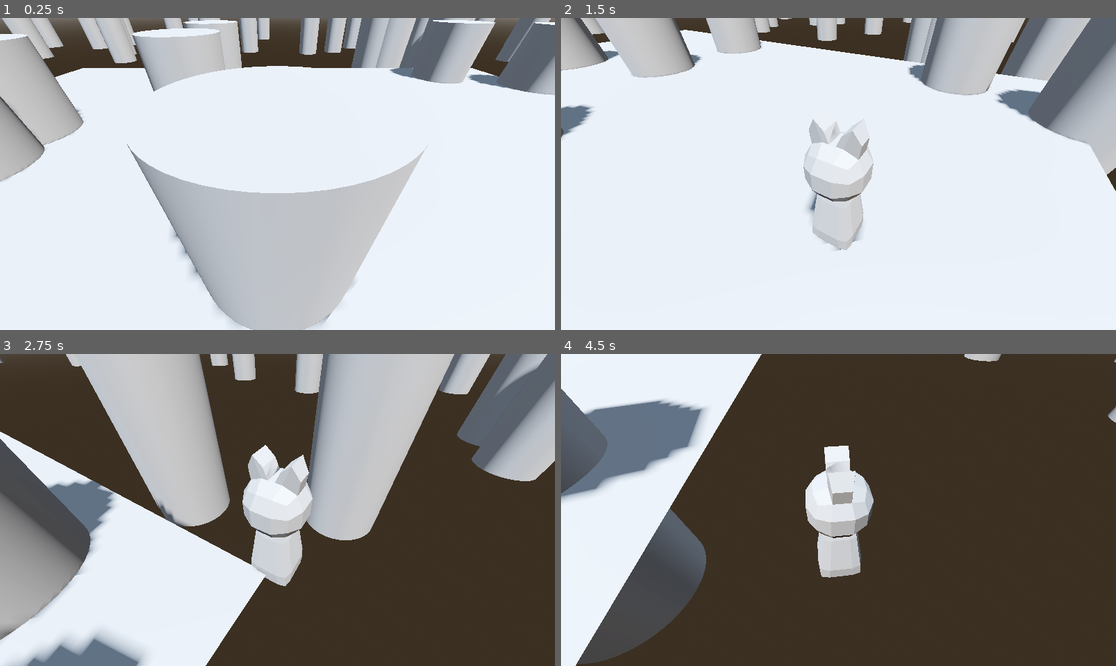
Above: before the commit, frames 1-4 (two rows, left to right).
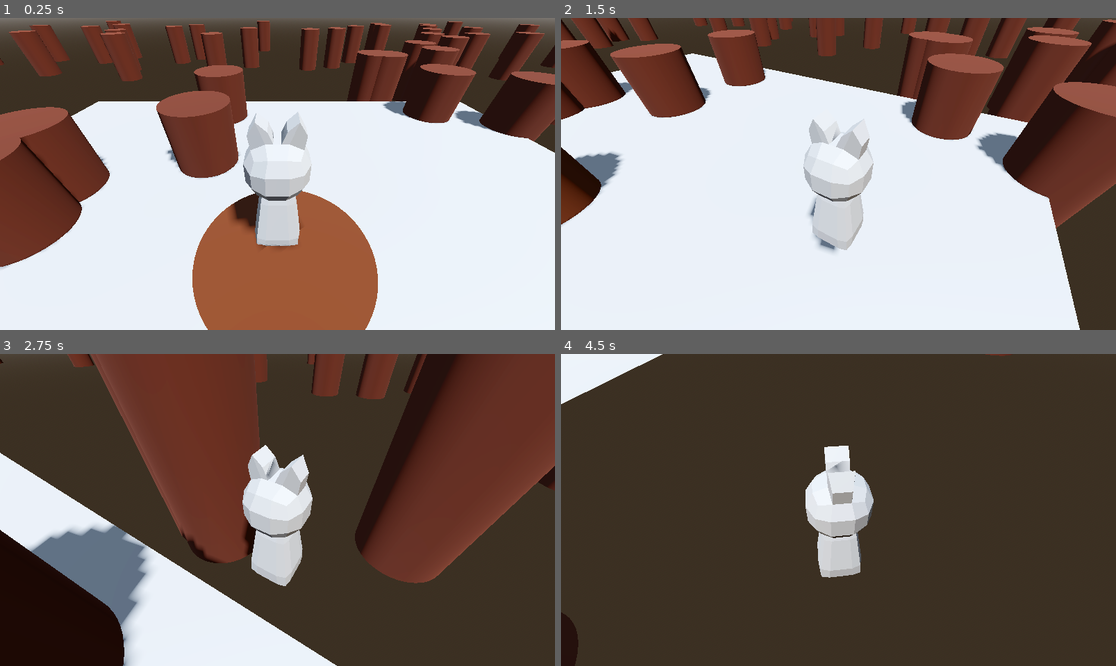
Above: after the commit, the same moments.

Repository: AkBalakr/SimpleWorld
Game: Godot game, scene res://MainLevel.tscn
Same seed, same stepped clock (60 frames per second), same inputs: the game is played once before the commit and once after it.
Inputs (mouse positions are in pixels of both pictures, inside the frame that each line leads up to):
- Up to frame 1 (0.25 s): no input
- Up to frame 2 (1.5 s): move the mouse to (960, 158) at 0.52 s; hold D (moveright) 0.53-1.28 s; hold Right mouse button (rightclick) 0.53-1.28 s; click (960, 158) at 0.67 s; tap Space (jump) at 0.77 s; move the mouse to (810, 174) at 1.27 s; hold W (moveup) from 1.28 s (still down); right-click (810, 174) at 1.35 s
- Up to frame 3 (2.75 s): tap Space (jump) at 1.52 s; move the mouse to (333, 441) at 2.02 s; release W (moveup) at 2.03 s; hold D (moveright) from 2.03 s (still down); hold Right mouse button (rightclick) from 2.03 s (still down)
- Up to frame 4 (4.5 s): move the mouse to (832, 516) at 2.77 s; release D (moveright) at 2.78 s; release Right mouse button (rightclick) at 2.78 s; hold W (moveup) 2.78-3.53 s; right-click (832, 516) at 2.85 s; tap Space (jump) at 3.02, 3.77 s; move the mouse to (1005, 556) at 3.52 s; hold A (moveleft) 3.53-4.28 s; hold Right mouse button (rightclick) 3.53-4.28 s; move the mouse to (794, 506) at 4.27 s; hold W (moveup) from 4.28 s (still down); right-click (794, 506) at 4.35 s

The runs differ from the first frame. In frame 1, 54% of the frame differs, in the area x 0-100%, y 0-100%; in frame 2, 37%; in frame 3, 60%; in frame 4, 23%.

Commit message:
trees are brown

Diff:
--- a/simpleworld/MainLevel.tscn
+++ b/simpleworld/MainLevel.tscn
@@ -23,6 +23,9 @@
 [sub_resource type="ConcavePolygonShape3D" id="ConcavePolygonShape3D_jq6gy"]
 data = PackedVector3Array(5, 0, 5, -5, 0, 5, 5, 0, -5, -5, 0, 5, -5, 0, -5, 5, 0, -5)
 
+[sub_resource type="StandardMaterial3D" id="StandardMaterial3D_fi62q"]
+albedo_color = Color(0.32549, 0.14902, 0.027451, 1)
+
 [node name="Node3D" type="Node3D"]
 
 [node name="WorldEnvironment" type="WorldEnvironment" parent="."]
@@ -46,3 +49,4 @@
 transform = Transform3D(1, 0, 0, 0, 1, 0, 0, 0, 1, 0, 0.954094, 0)
 
 [node name="Tree" parent="." instance=ExtResource("3_fi62q")]
+surface_material_override/0 = SubResource("StandardMaterial3D_fi62q")
--- a/simpleworld/tree.tscn
+++ b/simpleworld/tree.tscn
@@ -1,6 +1,17 @@
-[gd_scene load_steps=2 format=3 uid="uid://bcqyf7uev68o0"]
+[gd_scene load_steps=4 format=3 uid="uid://bcqyf7uev68o0"]
 
 [sub_resource type="CylinderMesh" id="CylinderMesh_o3cl4"]
 
+[sub_resource type="StandardMaterial3D" id="StandardMaterial3D_uc1xx"]
+albedo_color = Color(0.278431, 0.113725, 0.0470588, 1)
+
+[sub_resource type="CapsuleShape3D" id="CapsuleShape3D_uc1xx"]
+
 [node name="Tree" type="MeshInstance3D"]
 mesh = SubResource("CylinderMesh_o3cl4")
+surface_material_override/0 = SubResource("StandardMaterial3D_uc1xx")
+
+[node name="StaticBody3D" type="StaticBody3D" parent="."]
+
+[node name="CollisionShape3D" type="CollisionShape3D" parent="StaticBody3D"]
+shape = SubResource("CapsuleShape3D_uc1xx")
Not shown: 1 places in simpleworld/MainLevel.tscn that only renumber resources
